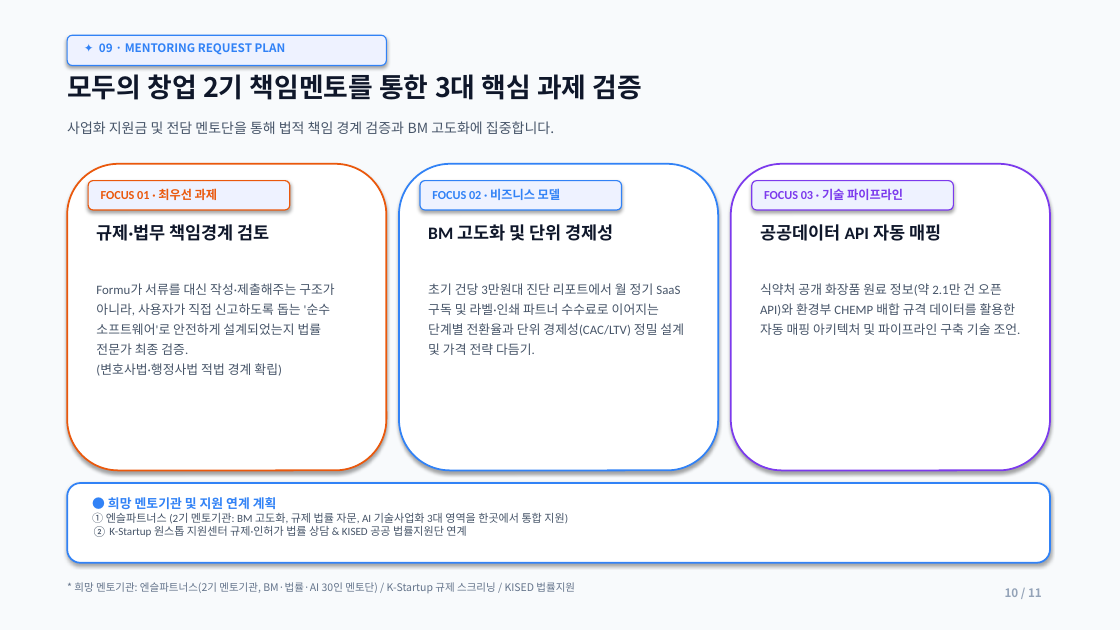
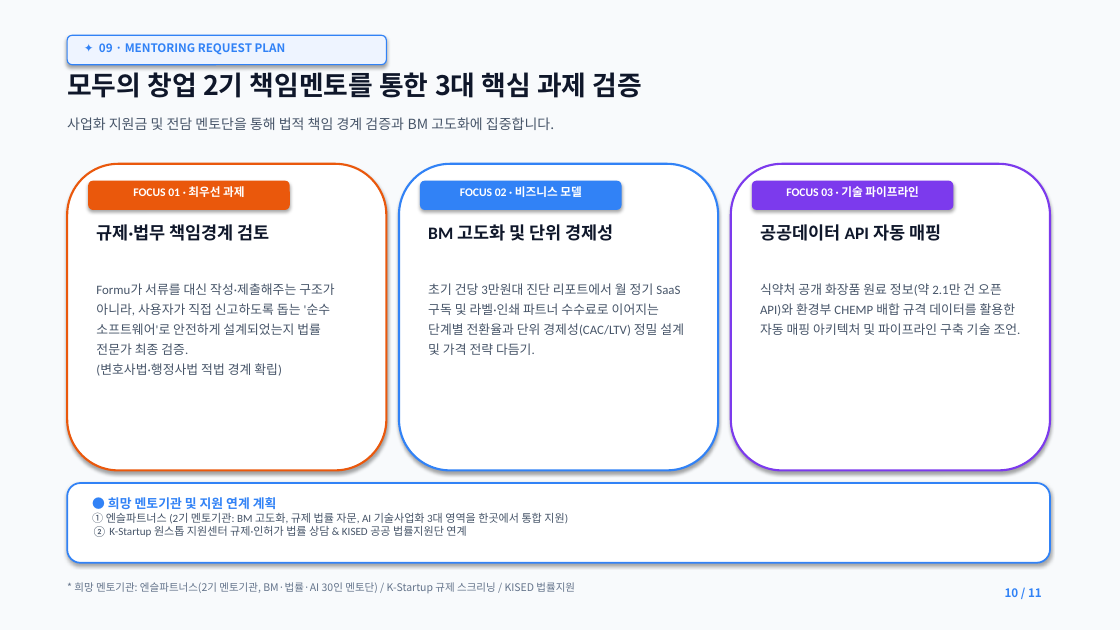
Before and after one commit to lita-lilith16/formu-landing, a slide deck: slide 10 of public/formu_pitch_deck.pptx. Drawn at 1120x630 pixels with LibreOffice and Linux fonts; fonts in the diff are those of the drawing. Boxes give left, top, right and bottom in pixels: in the first picture for what was removed or moved away, otherwise in the second. Text is boxed around its words. In the diff, an @@ line names an element or a change of style, - is before the commit and + after.

```diff
--- a/public/formu_pitch_deck.pptx
+++ b/public/formu_pitch_deck.pptx
@@ text "모두의 창업 2기 책임멘토를 통한 ..." rewrapped from box(67, 74, 642, 100) to box(67, 68, 642, 98) @@
@@ text "사업화 지원금 및 전담 멘토단을 ...": place and size @@
-text "사업화 지원금 및 전담 멘토단을 ..." at box(67, 121, 554, 134)
+text "사업화 지원금 및 전담 멘토단을 ..." at box(67, 117, 554, 130)
@@ rounded rectangle at box(67, 164, 386, 471): outline #EA580C 1.5 pt to #EA580C 1.8 pt @@
@@ rounded rectangle at box(399, 164, 718, 471): outline #3182F6 1.5 pt to #3182F6 1.8 pt @@
@@ rounded rectangle at box(731, 164, 1050, 471): outline #7C3AED 1.5 pt to #7C3AED 1.8 pt @@
@@ text "FOCUS 01 · 최우선 과제" at box(133, 186, 244, 197): size 10.5 to 10 pt, text colour #EA580C to #FFFFFF; alignment left to centre @@
@@ rounded rectangle at box(88, 181, 290, 210): fill #EEF2FF to #EA580C; outline #EA580C 1 pt to none @@
@@ text "FOCUS 02 · 비즈니스 모델" at box(460, 186, 581, 197): size 10.5 to 10 pt, text colour #3182F6 to #FFFFFF; alignment left to centre @@
@@ rounded rectangle at box(420, 181, 622, 210): fill #EEF2FF to #3182F6; outline #3182F6 1 pt to none @@
@@ text "FOCUS 03 · 기술 파이프라인" at box(786, 186, 919, 197): size 10.5 to 10 pt, text colour #7C3AED to #FFFFFF; alignment left to centre @@
@@ rounded rectangle at box(752, 181, 954, 210): fill #EEF2FF to #7C3AED; outline #7C3AED 1 pt to none @@
@@ text "10 / 11" at box(1005, 588, 1042, 597): text colour #94A3B8 to #3182F6 @@
```
Also in this commit, not shown: 10 other slides changed, 1 other file.
